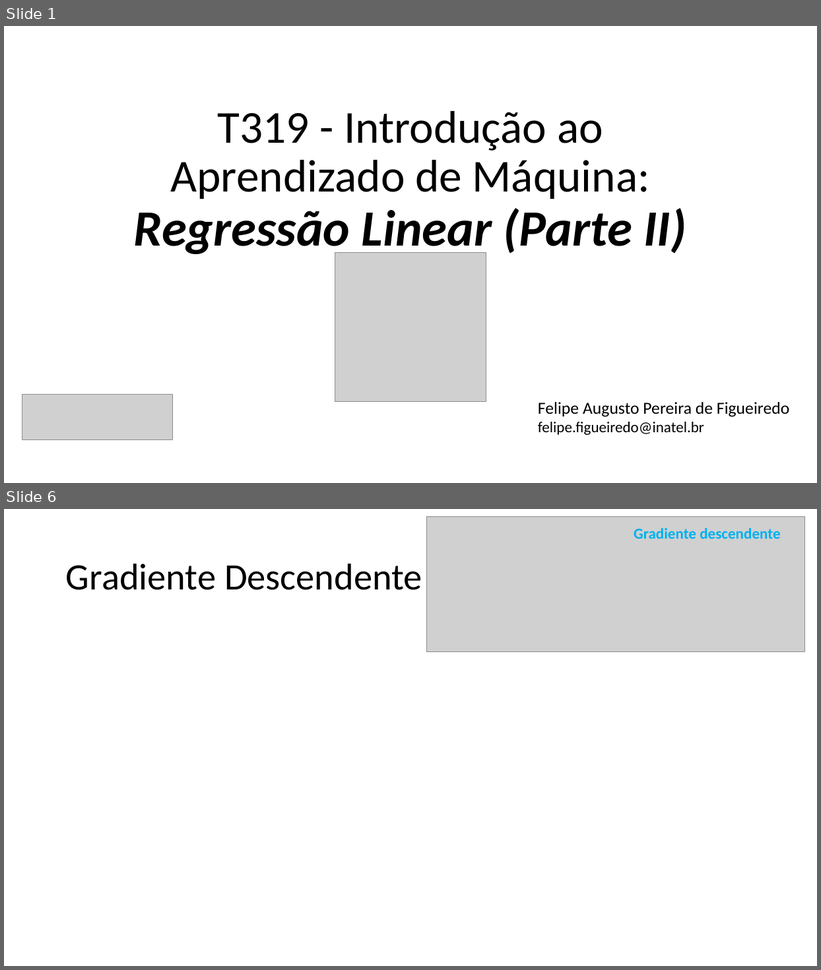
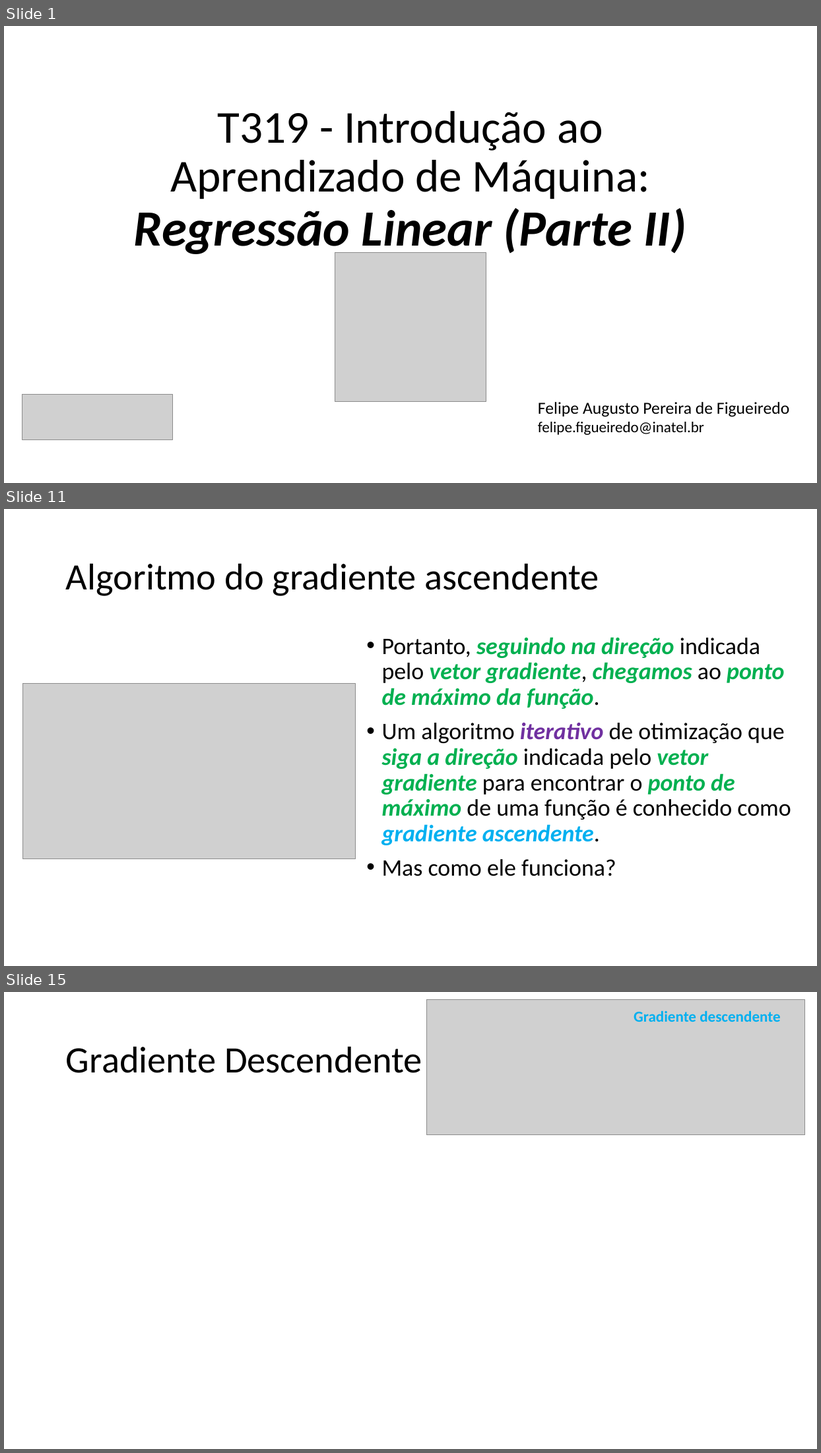
Before and after one commit to zz4fap/t319_aprendizado_de_maquina, a slide deck: slides/T319_Regressão_Linear (Parte II).pptx. Shown one above the other, each under a label of ours: slides 1 and 6 before the commit, slides 1, 11 and 15 after it; the slides between them are not shown. The pictures are 821x970 and 821x1453 pixels, drawn with LibreOffice and Linux fonts; fonts in the diff are those of the drawing; grey boxes stand for pictures. Boxes give left, top, right and bottom in pixels: in the first picture for what was removed or moved away, otherwise in the second. Text is boxed around its words. In the diff, an @@ line names an element or a change of style, - is before the commit and + after.

```diff
--- a/slides/T319_Regressão_Linear (Parte II).pptx
+++ b/slides/T319_Regressão_Linear (Parte II).pptx
@@ slide 11 added at [4,509,817,966], background #FFFFFF @@
@@ title added at [66,563,599,596], 44 pt, text #000000 @@
+Algoritmo do gradiente ascendente
@@ text added at [382,637,791,877], 28 pt, text #000000, bold, italic @@
+• Portanto, seguindo na direção indicada pelo vetor gradiente, chegamos ao ponto de máximo da função.
+• Um algoritmo iterativo de otimização que siga a direção indicada pelo vetor gradiente para encontrar o ponto de máximo de uma função é conhecido como gradiente ascendente.
+• Mas como ele funciona?
@@ picture added at [23,683,355,859] @@
@@ what was slide 6 is now slide 15 @@
```
Also in this commit, not shown: 2 slides changed, 16 other slides added, 2 slides removed, 5 other files.
